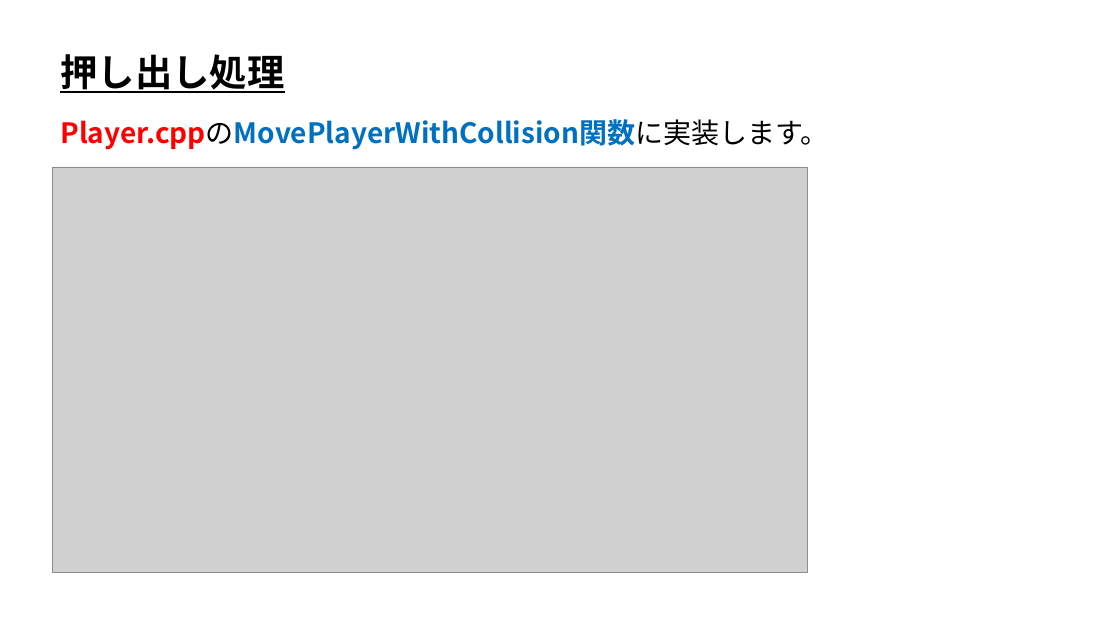
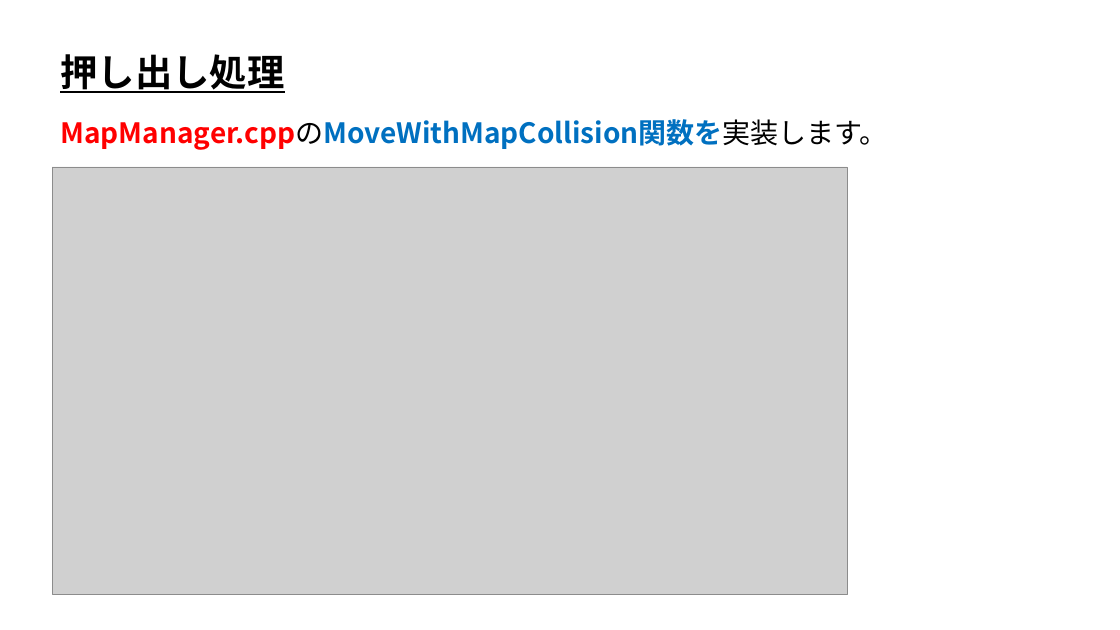
Before and after one commit to ArakiYusuke-Ohara/Textbook, a slide deck: slide 4 of ゲーム科1年/00_前期/ゲームプログラミングⅢ/04_押し出し処理.pptx (slide 3 before the commit). Drawn at 1120x630 pixels with LibreOffice and Linux fonts; fonts in the diff are those of the drawing; grey boxes stand for pictures. Boxes give left, top, right and bottom in pixels: in the first picture for what was removed or moved away, otherwise in the second. Text is boxed around its words. In the diff, an @@ line names an element or a change of style, - is before the commit and + after.

```diff
--- a/ゲーム科1年/00_前期/ゲームプログラミングⅢ/04_押し出し処理.pptx
+++ b/ゲーム科1年/00_前期/ゲームプログラミングⅢ/04_押し出し処理.pptx
@@ text at (60, 119, 888, 150): text changed @@
-Player.cppのMovePlayerWithCollision関数に実装します。
+MapManager.cppのMoveWithMapCollision関数を実装します。
@@ picture: place and size @@
-picture at (52, 167, 807, 573)
+picture at (52, 167, 847, 595)
```
Also in this commit, not shown: 7 other slides changed, 1 slide added, 8 other files.
